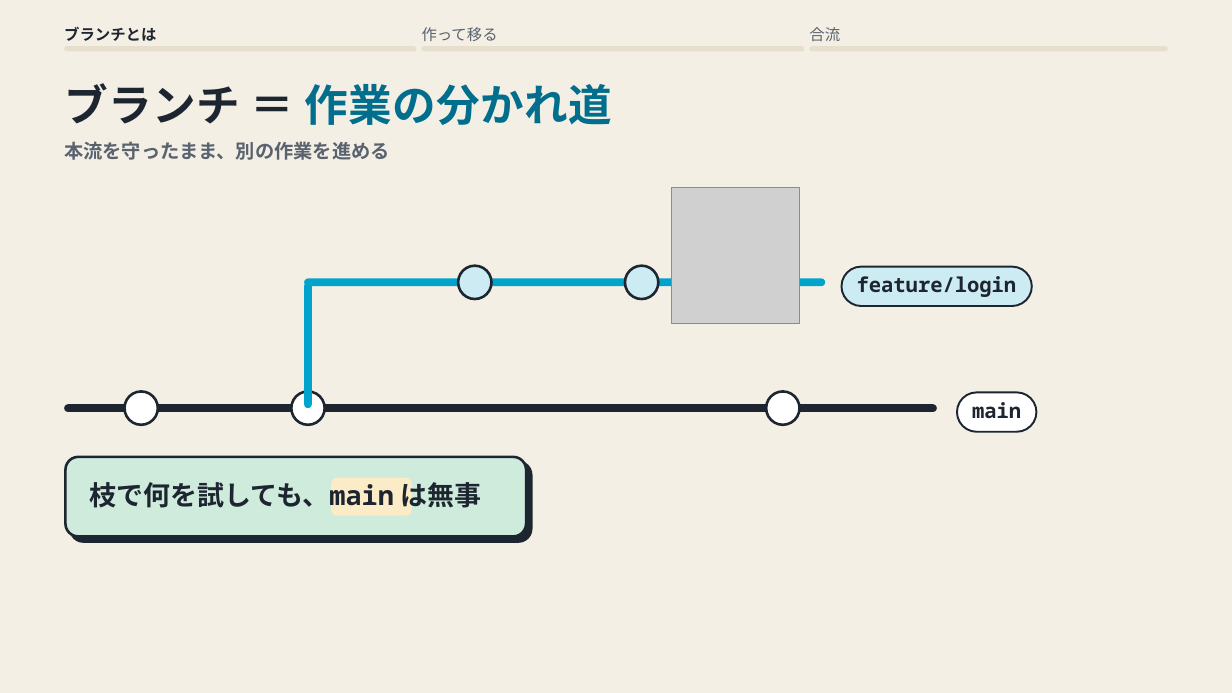
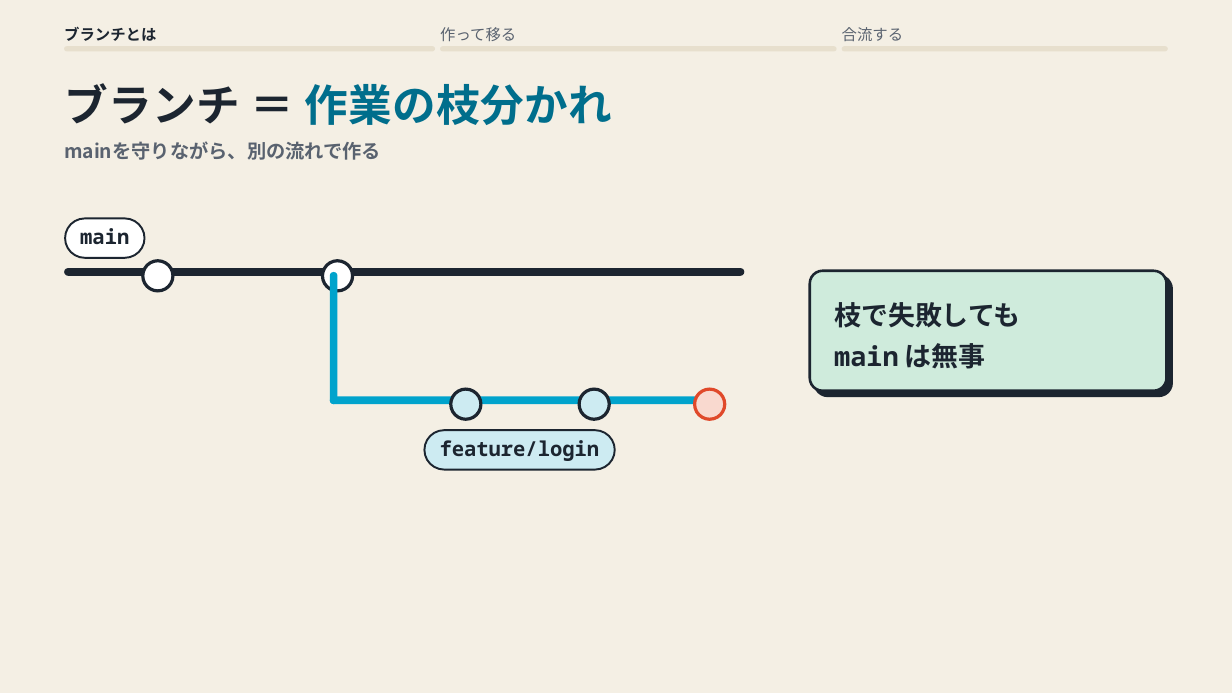
Before and after one commit to yukihito-jokyu/context, a slide deck: slide 1 of docs/artifacts/skills/motion-deck/git-branch.pptx. Drawn at 1232x693 pixels with LibreOffice and Linux fonts; fonts in the diff are those of the drawing; grey boxes stand for pictures; background and template pictures are left out. Boxes give left, top, right and bottom in pixels: in the first picture for what was removed or moved away, otherwise in the second. Text is boxed around its words. In the diff, an @@ line names an element or a change of style, - is before the commit and + after.

Commit message:
📚 motion-deckの実行例を更新後のスキルで作り直す #143

```diff
--- a/docs/artifacts/skills/motion-deck/git-branch.pptx
+++ b/docs/artifacts/skills/motion-deck/git-branch.pptx
@@ text "作って移る": place and size @@
-text "作って移る" at [422, 27, 498, 41]
+text "作って移る" at [440, 27, 516, 41]
@@ text at [842, 27, 904, 41]: text changed @@
-合流
+合流する
@@ rounded rectangle: place and size @@
-rounded rectangle at [64, 46, 416, 52]
+rounded rectangle at [64, 46, 434, 52]
@@ rounded rectangle: place and size @@
-rounded rectangle at [421, 46, 804, 52]
+rounded rectangle at [440, 46, 836, 52]
@@ rounded rectangle: place and size @@
-rounded rectangle at [810, 46, 1168, 52]
+rounded rectangle at [842, 46, 1168, 52]
@@ text at [64, 83, 612, 125]: text changed @@
-ブランチ ＝ 作業の分かれ道
+ブランチ ＝ 作業の枝分かれ
@@ text at [64, 141, 381, 160]: text changed @@
-本流を守ったまま、別の作業を進める
+mainを守りながら、別の流れで作る
@@ picture removed at [671, 188, 799, 323] @@
@@ rounded rectangle: place and size @@
-rounded rectangle at [958, 393, 1037, 433]
+rounded rectangle at [65, 218, 144, 258]
@@ text "main": place and size @@
-text "main" at [972, 402, 1021, 418]
+text "main" at [80, 228, 129, 244]
@@ rounded rectangle added at [64, 268, 744, 275], fill #1C2530 @@
@@ rounded rectangle added at [143, 261, 174, 291], fill #FFFFFF, outline #1C2530 2.5 pt @@
@@ rounded rectangle: place and size @@
-rounded rectangle at [458, 266, 492, 299]
+rounded rectangle at [323, 261, 353, 291]
@@ rounded rectangle at [323, 261, 353, 291]: fill #CDEBF2 to #FFFFFF; outline #1C2530 2 pt to #1C2530 2.5 pt @@
@@ rounded rectangle removed at [625, 266, 658, 299] @@
@@ rounded rectangle: place and size @@
-rounded rectangle at [304, 283, 311, 409]
+rounded rectangle at [330, 272, 337, 404]
@@ rounded rectangle added at [810, 271, 1166, 391], fill #CFEBDC, outline #1C2530 2 pt @@
@@ text at [834, 302, 1020, 369]: text changed @@
-枝で何を試しても、main は無事
+枝で失敗しても
+main は無事
@@ rounded rectangle: place and size @@
-rounded rectangle at [291, 392, 324, 425]
+rounded rectangle at [451, 389, 482, 420]
@@ rounded rectangle at [451, 389, 482, 420]: fill #FFFFFF to #CDEBF2; outline #1C2530 2 pt to #1C2530 2.5 pt @@
@@ rounded rectangle added at [579, 389, 610, 420], fill #CDEBF2, outline #1C2530 2.5 pt @@
@@ rounded rectangle: place and size @@
-rounded rectangle at [766, 392, 799, 425]
+rounded rectangle at [695, 389, 726, 420]
@@ rounded rectangle at [695, 389, 726, 420]: fill #FFFFFF to #F9D9CF; outline #1C2530 2 pt to #E0492A 2.5 pt @@
@@ rounded rectangle removed at [64, 405, 936, 412] @@
@@ rounded rectangle removed at [125, 392, 158, 425] @@
@@ rounded rectangle: place and size @@
-rounded rectangle at [304, 278, 825, 286]
+rounded rectangle at [330, 396, 715, 404]
@@ rounded rectangle: place and size @@
-rounded rectangle at [842, 267, 1032, 307]
+rounded rectangle at [424, 431, 615, 470]
@@ text "feature/login": place and size @@
-text "feature/login" at [857, 276, 1017, 297]
+text "feature/login" at [440, 440, 600, 461]
@@ rounded rectangle removed at [66, 457, 527, 536] @@
@@ rounded rectangle removed at [331, 478, 412, 516] @@
```
Also in this commit, not shown: 2 other slides changed, 1 slide removed, 14 other files.
